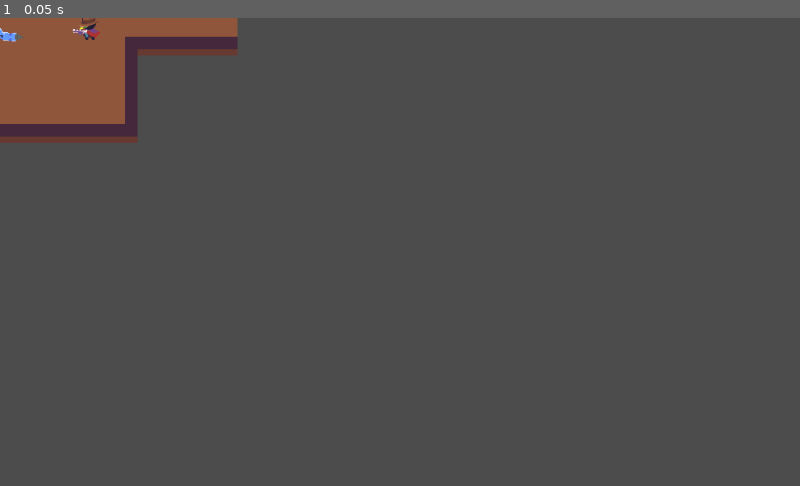
Above: before the commit, frame 1.
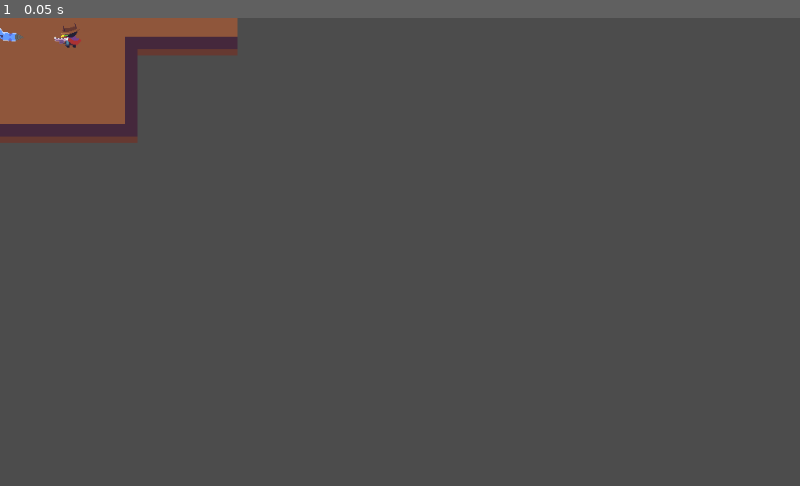
Above: after the commit, the same moment.

Repository: KoshakiDev/VimJam2
Game: Godot game, scene res://src/main.tscn
The game is run twice, just before and just after one commit, with the same random seed, the same clock (stepped at 60 frames per second) and the same inputs.
Inputs:
- Up to frame 1 (0.05 s): no input

The runs differ from the first frame. In frame 1, 0.2% of the frame differs, in the area x 6-13%, y 0-7%.

Commit message:
trying to commit unsaved files

Diff:
--- a/src/main.tscn
+++ b/src/main.tscn
@@ -62,5 +62,5 @@
 position = Vector2( -26.5593, 13.2429 )
 
 [node name="Cowboy" parent="TileMap" instance=ExtResource( 1 )]
-position = Vector2( 114.759, 12.1221 )
+position = Vector2( 90.5507, 22.4402 )
 scale = Vector2( -1, 1 )
